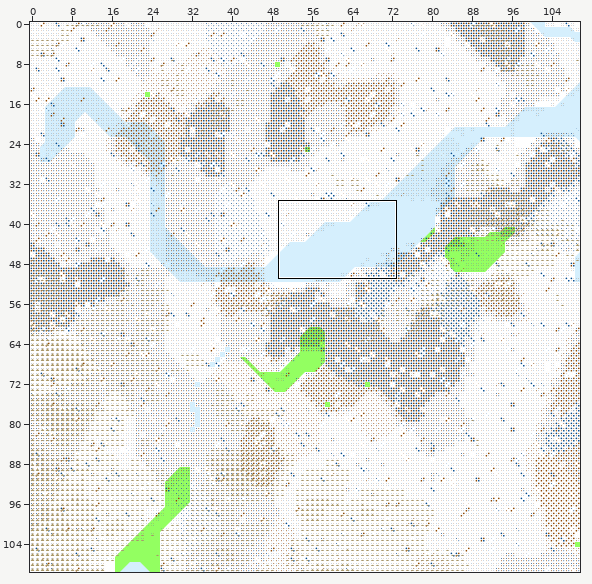
Tiled map: Maps/boston.tmx. Above, an overview of the earlier version with the close-up marked.
Close-up. First the earlier version:
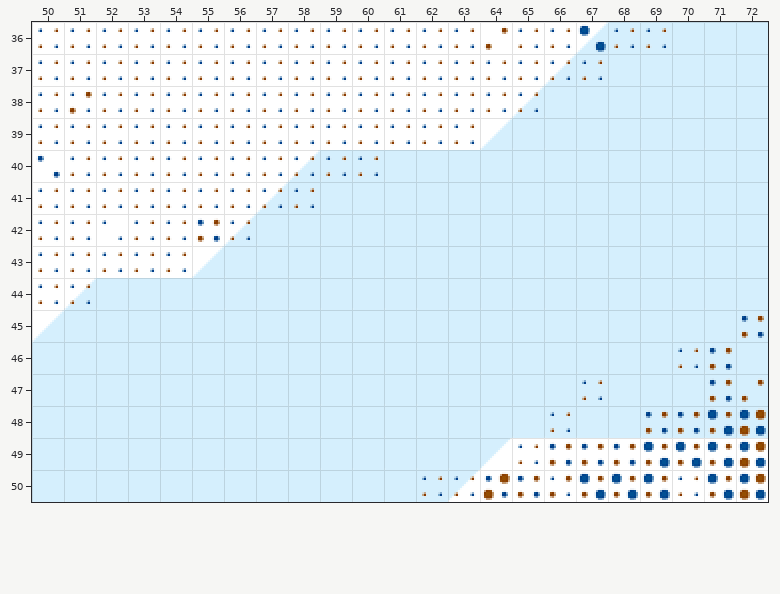
Cells are 16x16 px. Shown: x 50..72, y 36..50. The commit also changed other parts of the map, which this record leaves out.
Once edited:
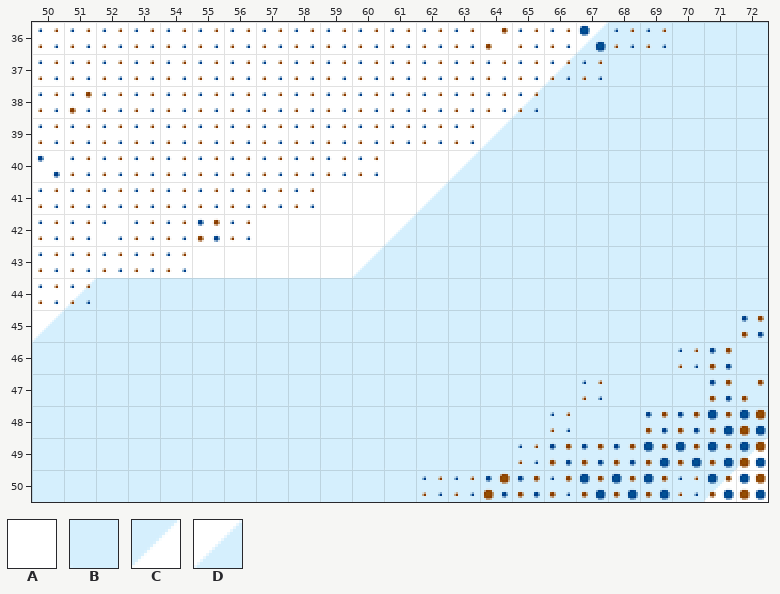
Key: from "Landform": A 0, B 1, C 4, D 9.
_ is an empty cell.
From old to new:
Layer "Land":
y 40: x 58..63 DBBBBB -> AAAAAD
y 41: x 57..62 DBBBBB -> AAAAAD
y 42: x 56..61 DBBBBB -> AAAAAD
y 43: x 55..60 DBBBBB -> AAAAAD
y 49: x 64..72 CAAAAAAAA -> BBBBBBBBC
y 50: x 63..71 CAAAAAAAA -> BBBBBBBBC
